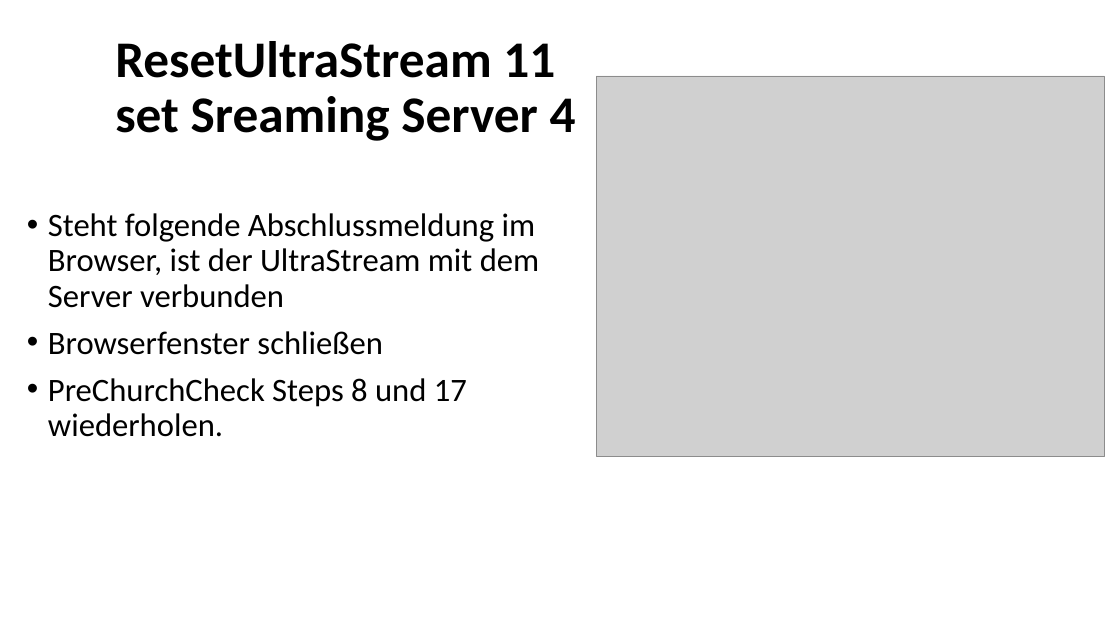
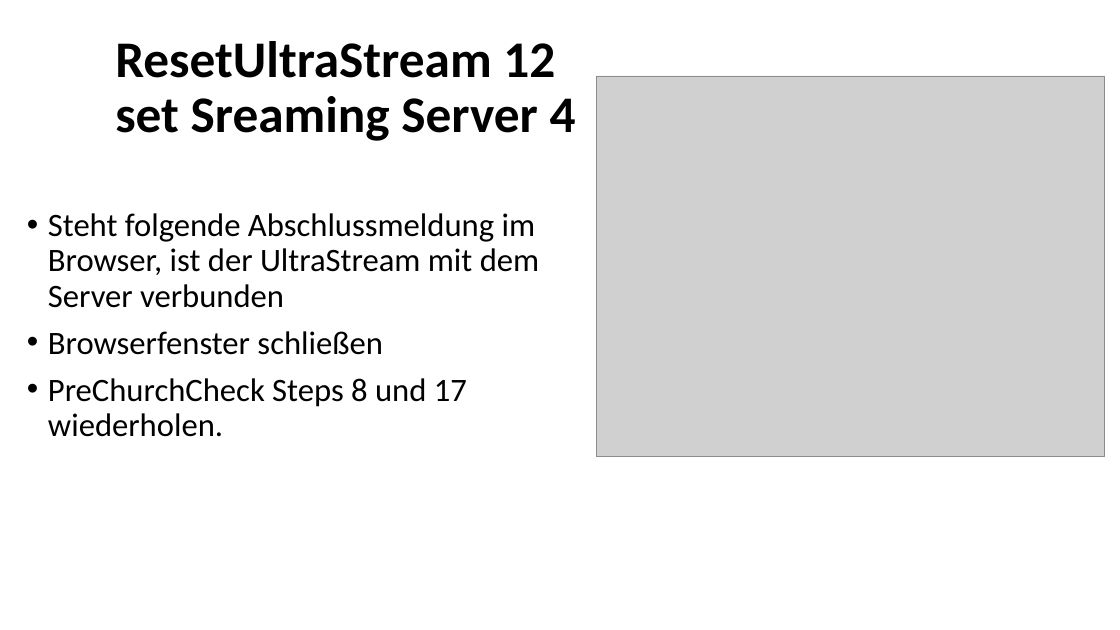
Before and after one commit to Geierwally-xD/JokiAutomation, a slide deck: slide 12 of docu/ResetUltraStream.pptx (slide 11 before the commit). Drawn at 1120x630 pixels with LibreOffice and Linux fonts; fonts in the diff are those of the drawing; grey boxes stand for pictures. Boxes give left, top, right and bottom in pixels: in the first picture for what was removed or moved away, otherwise in the second. Text is boxed around its words. In the diff, an @@ line names an element or a change of style, - is before the commit and + after.

```diff
--- a/docu/ResetUltraStream.pptx
+++ b/docu/ResetUltraStream.pptx
@@ title at box(115, 41, 576, 141): text changed @@
-ResetUltraStream 11
-set Sreaming Server 4
+ResetUltraStream 12
+set Sreaming Server 4
```
Also in this commit, not shown: 8 other slides changed, 1 slide added, 14 other files.
